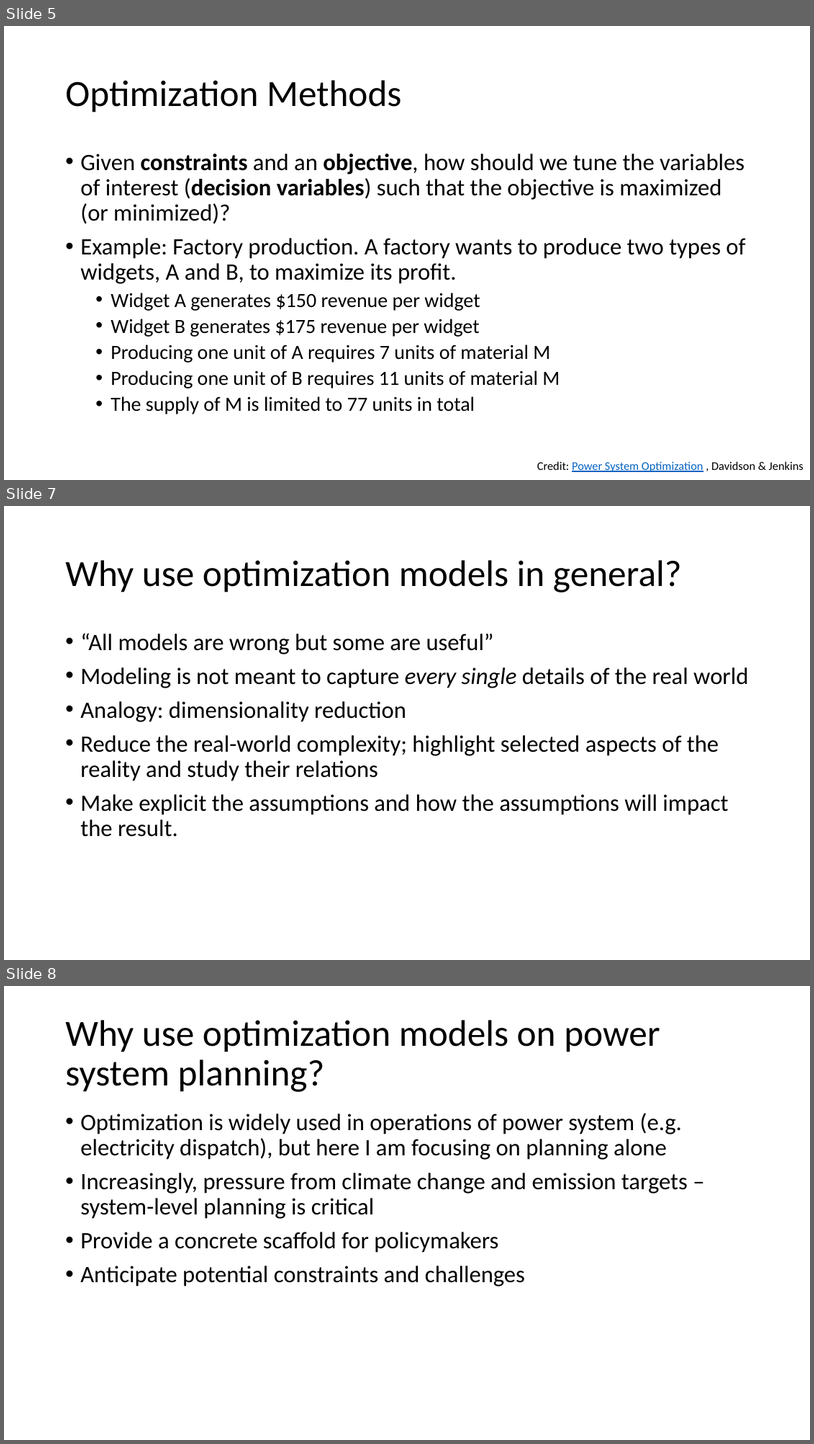
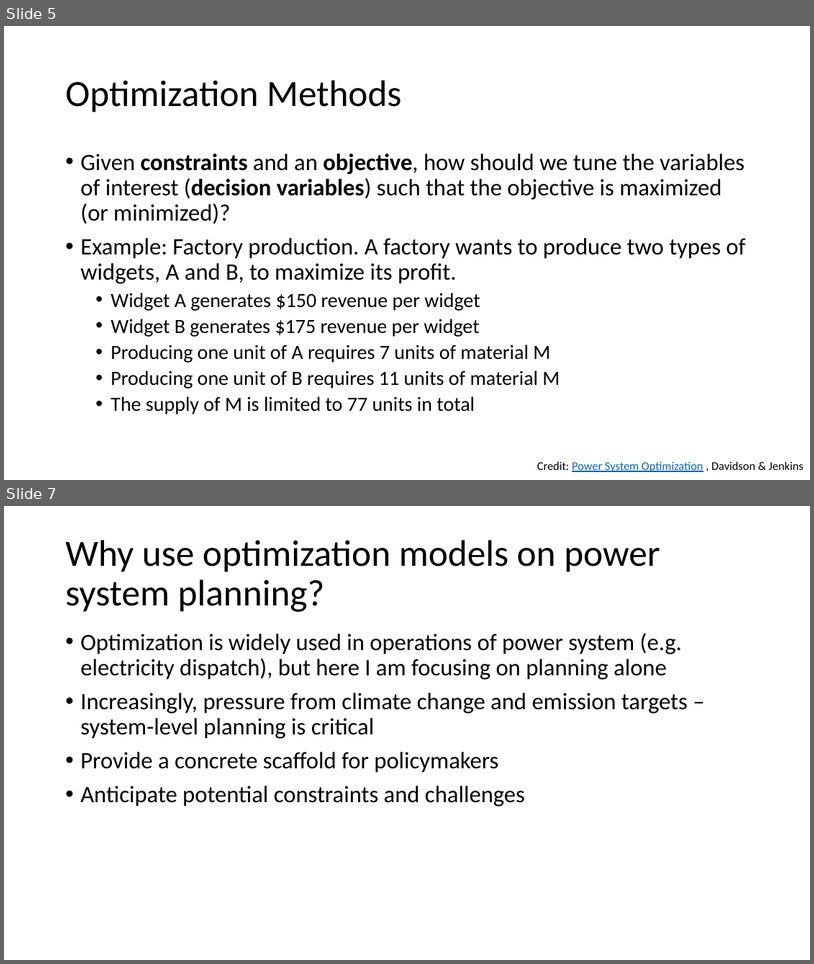
Before and after one commit to nichi97/china-re-pathways-coal-gas-cap, a slide deck: deliberable/lab_talk_presentation.pptx. Shown one above the other, each under a label of ours: slides 5, 7 and 8 before the commit, slides 5 and 7 after it; the slides between them are not shown. The pictures are 814x1444 and 814x964 pixels, drawn with LibreOffice and Linux fonts; fonts in the diff are those of the drawing. Boxes give left, top, right and bottom in pixels: in the first picture for what was removed or moved away, otherwise in the second. Text is boxed around its words. In the diff, an @@ line names an element or a change of style, - is before the commit and + after.

```diff
--- a/deliberable/lab_talk_presentation.pptx
+++ b/deliberable/lab_talk_presentation.pptx
@@ slide 7 removed at [4, 506, 810, 960], background #FFFFFF @@
@@ title removed at [65, 560, 682, 592] @@
-Why use optimization models in general?
@@ text removed at [80, 633, 748, 836] @@
-• “All models are wrong but some are useful”
-• Modeling is not meant to capture every single details of the real world
-• Analogy: dimensionality reduction
-• Reduce the real-world complexity; highlight selected aspects of the reality and study their relations
-• Make explicit the assumptions and how the assumptions will impact the result.
@@ what was slide 8 is now slide 7 @@
```
Also in this commit, not shown: 1 slide added, 1 other slide removed, 8 other files.
